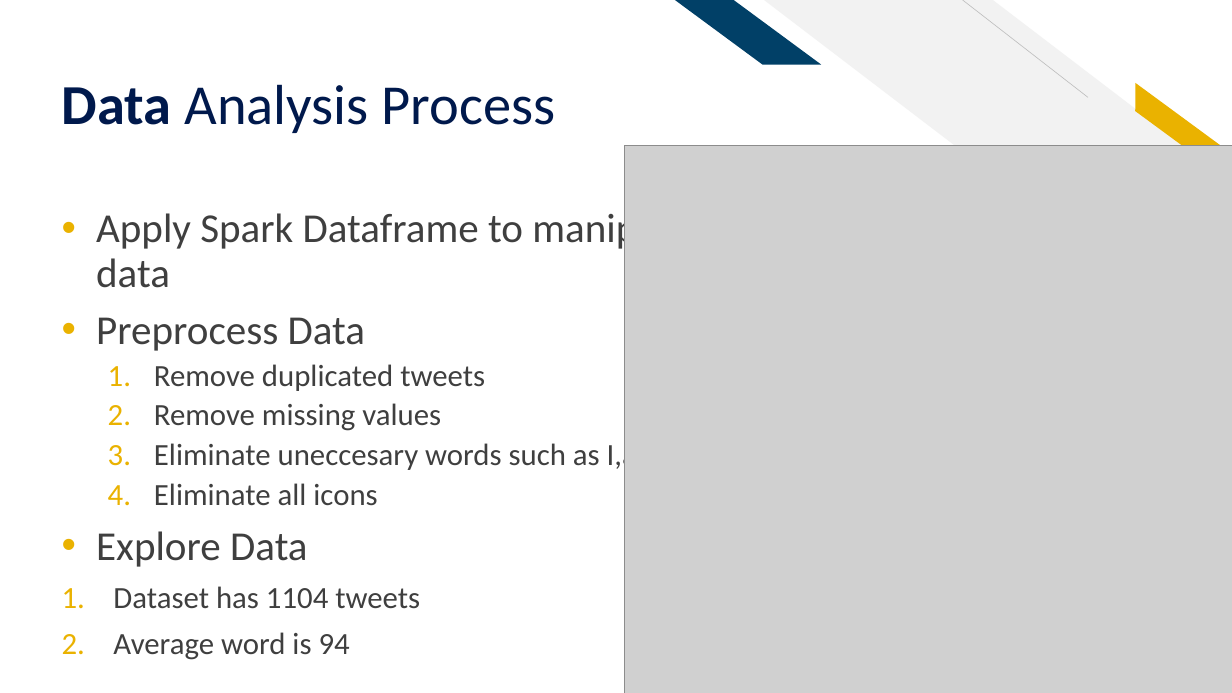
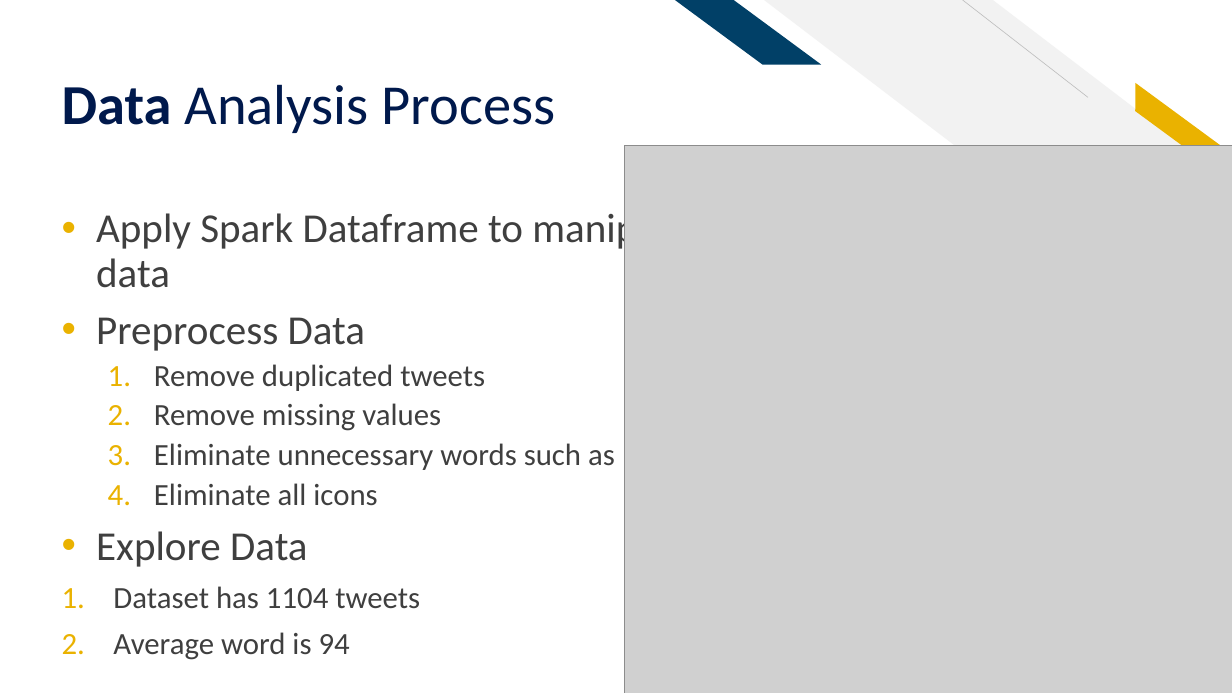
Before and after one commit to sethrpaniagua/Twitter-Sentament-Analysis, a slide deck: slide 9 of ML Group Project_Sentiment Analysis of Twitter Data.pptx. Drawn at 1232x693 pixels with LibreOffice and Linux fonts; fonts in the diff are those of the drawing; grey boxes stand for pictures. Boxes give left, top, right and bottom in pixels: in the first picture for what was removed or moved away, otherwise in the second. Text is boxed around its words. In the diff, an @@ line names an element or a change of style, - is before the commit and + after.

```diff
--- a/ML Group Project_Sentiment Analysis of Twitter Data.pptx
+++ b/ML Group Project_Sentiment Analysis of Twitter Data.pptx
@@ text at <box>154,439,777,473</box>: text changed @@
-  3. Eliminate uneccesary words such as I,are,is,the,..
+  3. Eliminate unnecessary words such as I,are,is,the,..
```
Also in this commit, not shown: 1 other slide changed.
